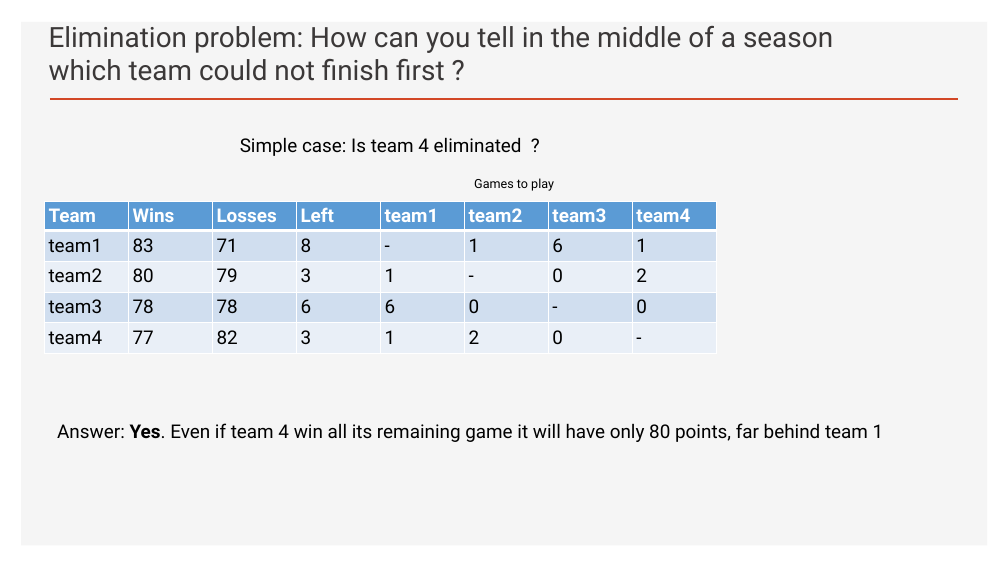
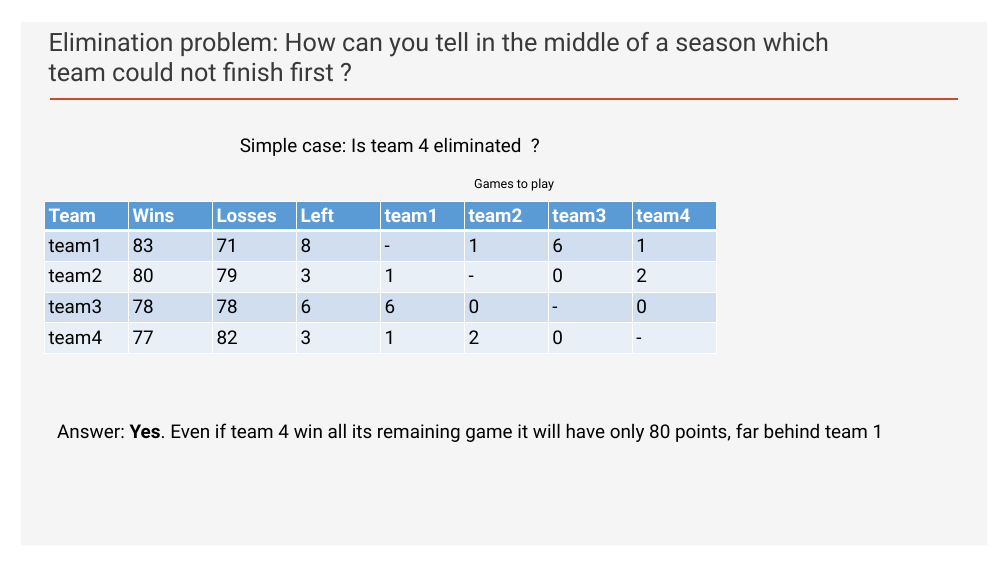
Before and after one commit to Pomona-College-CS181-SP2020/NBAelimination, a slide deck: slide 2 of Basketball-Elimination_problem.pptx. Drawn at 1008x567 pixels with LibreOffice and Linux fonts; fonts in the diff are those of the drawing. Boxes give left, top, right and bottom in pixels: in the first picture for what was removed or moved away, otherwise in the second. Text is boxed around its words. In the diff, an @@ line names an element or a change of style, - is before the commit and + after.

Commit message:
add 2 more slides

```diff
--- a/Basketball-Elimination_problem.pptx
+++ b/Basketball-Elimination_problem.pptx
@@ title "Elimination problem: How can you ..." at box(49, 32, 829, 82): size 26.6 to 23.9 pt @@
```
Also in this commit, not shown: 2 slides added.
